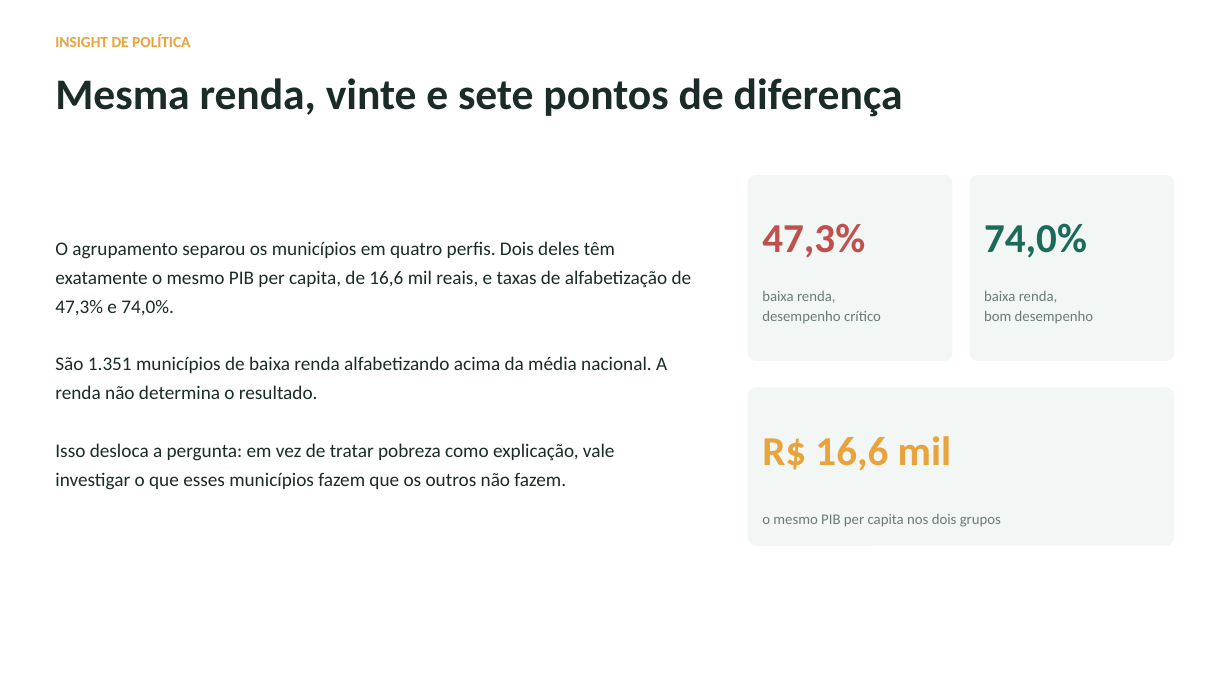
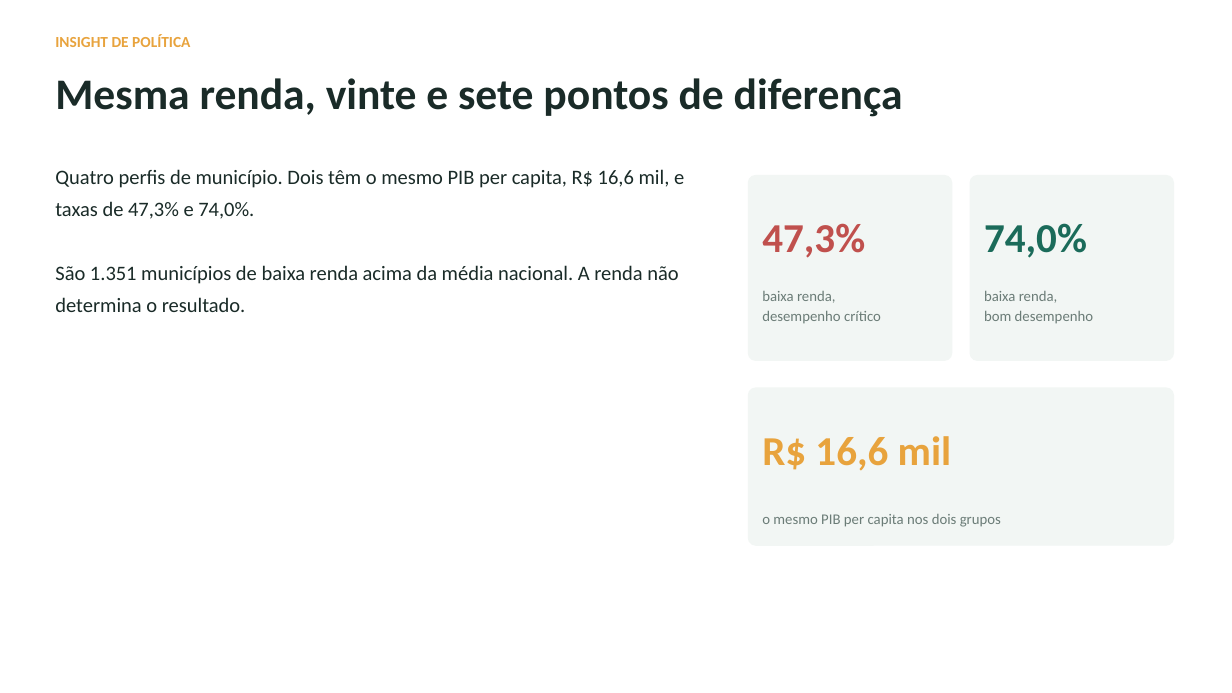
Before and after one commit to tcarvalhodiniz/tech-challenge-fase3, a slide deck: slide 10 of docs/apresentacao.pptx. Drawn at 1232x693 pixels with LibreOffice and Linux fonts; fonts in the diff are those of the drawing. Boxes give left, top, right and bottom in pixels: in the first picture for what was removed or moved away, otherwise in the second. Text is boxed around its words. In the diff, an @@ line names an element or a change of style, - is before the commit and + after.

```diff
--- a/docs/apresentacao.pptx
+++ b/docs/apresentacao.pptx
@@ text at (55, 169, 684, 312): text changed; size 15 to 16 pt @@
-O agrupamento separou os municípios em quatro perfis. Dois deles têm exatamente o mesmo PIB per capita, de 16,6 mil reais, e taxas de alfabetização de 47,3% e 74,0%.
-São 1.351 municípios de baixa renda alfabetizando acima da média nacional. A renda não determina o resultado.
-Isso desloca a pergunta: em vez de tratar pobreza como explicação, vale investigar o que esses municípios fazem que os outros não fazem.
+Quatro perfis de município. Dois têm o mesmo PIB per capita, R$ 16,6 mil, e taxas de 47,3% e 74,0%.
+São 1.351 municípios de baixa renda acima da média nacional. A renda não determina o resultado.
@@ text "Quatro perfis de município. Dois ..." at (55, 169, 684, 312): vertical alignment middle to top @@
```
Also in this commit, not shown: 9 other slides changed, 10 other files.
